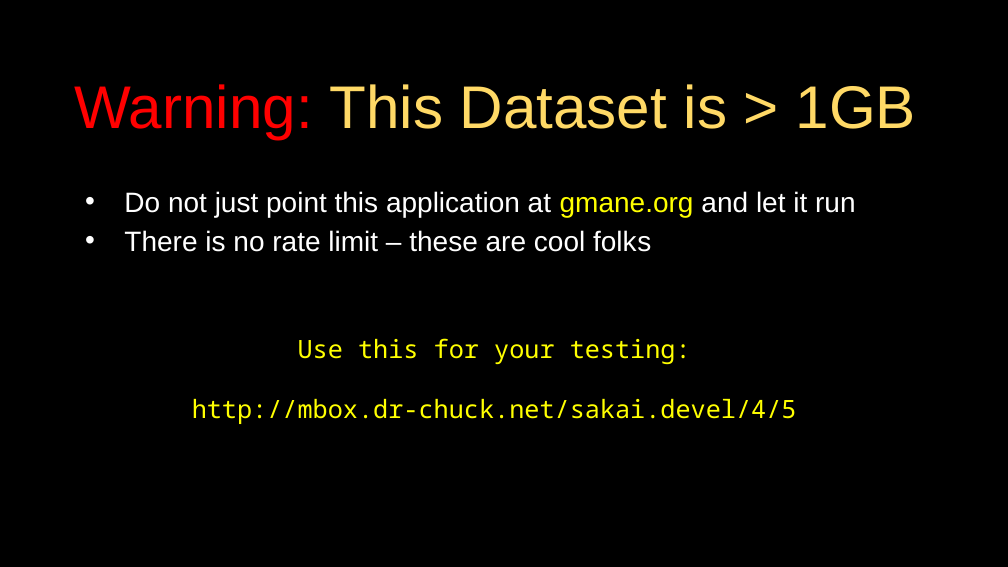
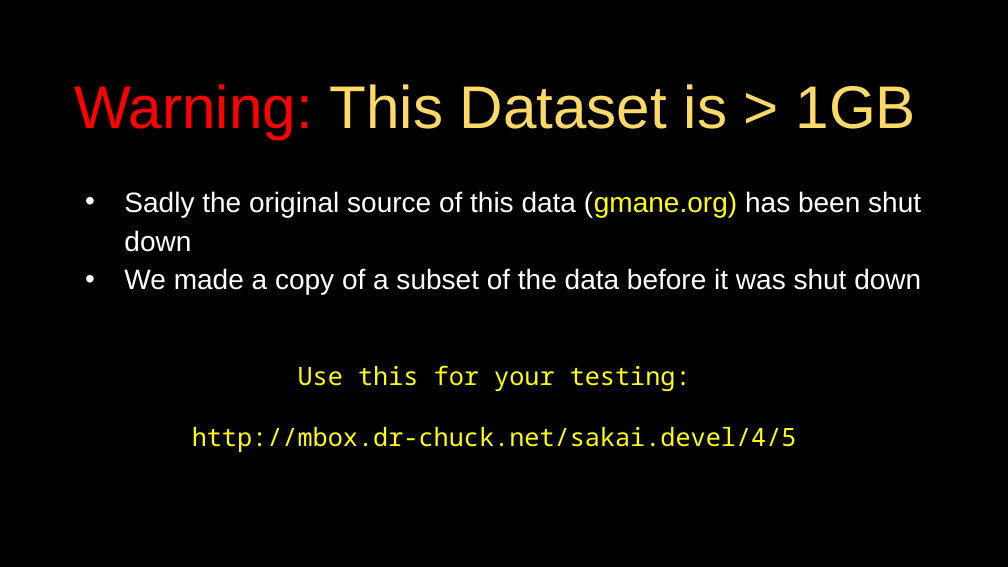
Before and after one commit to csev/py4e, a slide deck: slide 17 of lectures3/Pythonlearn-16-Data-Viz.pptx. Drawn at 1008x567 pixels with LibreOffice and Linux fonts; fonts in the diff are those of the drawing. Boxes give left, top, right and bottom in pixels: in the first picture for what was removed or moved away, otherwise in the second. Text is boxed around its words. In the diff, an @@ line names an element or a change of style, - is before the commit and + after.

```diff
--- a/lectures3/Pythonlearn-16-Data-Viz.pptx
+++ b/lectures3/Pythonlearn-16-Data-Viz.pptx
@@ text at bbox=[124, 191, 921, 294]: text changed @@
-• Do not just point this application at gmane.org and let it run
-• There is no rate limit – these are cool folks
+• Sadly the original source of this data (gmane.org) has been shut down
+• We made a copy of a subset of the data before it was shut down
@@ text "Use this for your testing:": place and size @@
-text "Use this for your testing:" at bbox=[192, 338, 797, 424]
+text "Use this for your testing:" at bbox=[192, 365, 797, 452]
```
Also in this commit, not shown: 4 other slides changed, 15 other files.
